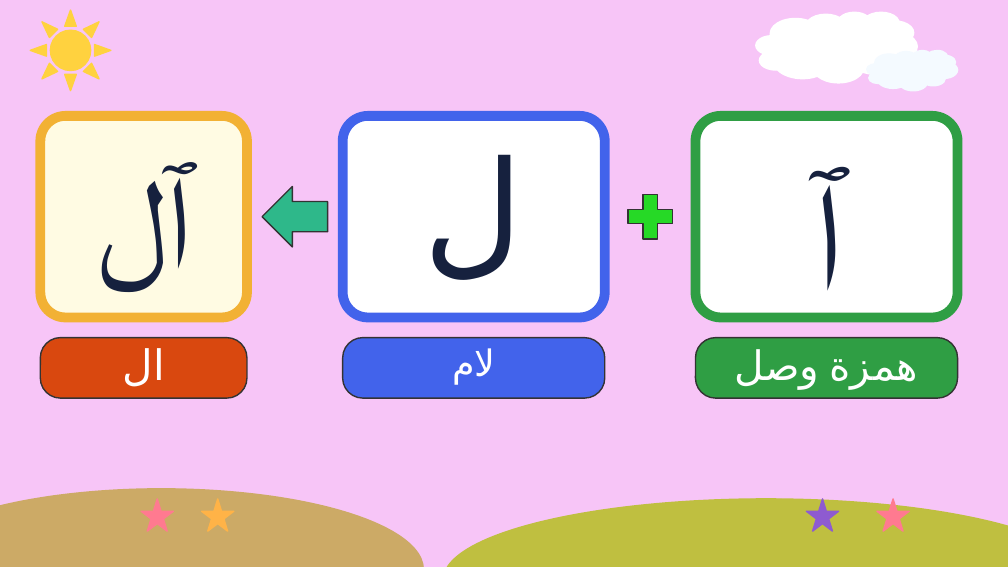
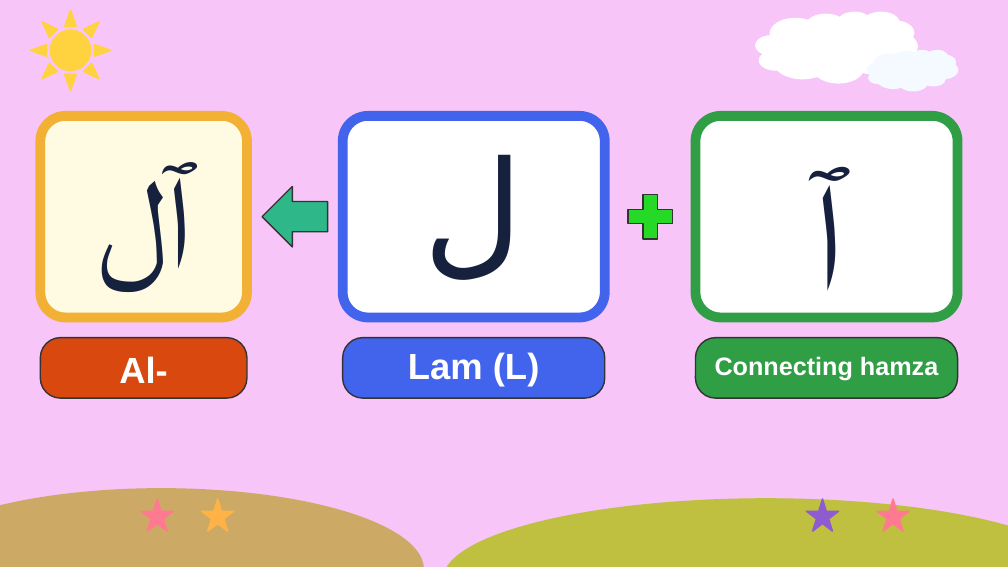
Before and after one commit to Sawaf11/-, a slide deck: slide 1 of lam-shamsiyya/Sun-and-Moon-Letters.pptx. Drawn at 1008x567 pixels with LibreOffice and Linux fonts; fonts in the diff are those of the drawing. Boxes give left, top, right and bottom in pixels: in the first picture for what was removed or moved away, otherwise in the second. Text is boxed around its words. In the diff, an @@ line names an element or a change of style, - is before the commit and + after.

```diff
--- a/lam-shamsiyya/Sun-and-Moon-Letters.pptx
+++ b/lam-shamsiyya/Sun-and-Moon-Letters.pptx
@@ text at box(119, 356, 167, 383): text changed; size 30 to 26 pt; bold on @@
-ال
+Al-
@@ text at box(408, 352, 540, 387): text changed; bold on @@
-لام
+Lam (L)
@@ text at box(715, 356, 938, 381): text changed; size 29 to 18 pt; bold on @@
-همزة وصل
+Connecting hamza
```
Also in this commit, not shown: 30 other slides changed, 28 slides added, 28 slides removed, 2 other files.
